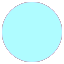
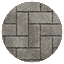
Revision of a layered w=64, h=64 image; what changed, layer by layer:
added layer "Stone 7 FULL" above "Stone 6 FULL" over (1, 1, 63, 63)
added layer "Stone 6 FULL" above "Tiles 10 FULL" over (1, 1, 63, 63)
added layer "Tiles 10 FULL" above "Tiles 07 FULL" over (1, 1, 63, 63)
added layer "Tiles 07 FULL" above "Tiles 06 FULL" over (1, 1, 63, 63)
added layer "Tiles 06 FULL" above "Tiles 02 FULL" over (1, 1, 63, 63)
added layer "Tiles 02 FULL" above "Layer 10" over (1, 1, 63, 63)
hid "Layer 8" over (2, 2, 62, 62)
hid "Layer 7" over (2, 2, 62, 62)
hid "Layer 6" over (2, 2, 62, 62)
hid "Layer 5" over (2, 2, 62, 62)
hid "Layer 4" over (2, 2, 62, 62)
hid "Layer 3" over (2, 2, 62, 62)
added layer "Layer 13" above "Layer 2" over (1, 1, 63, 63)
